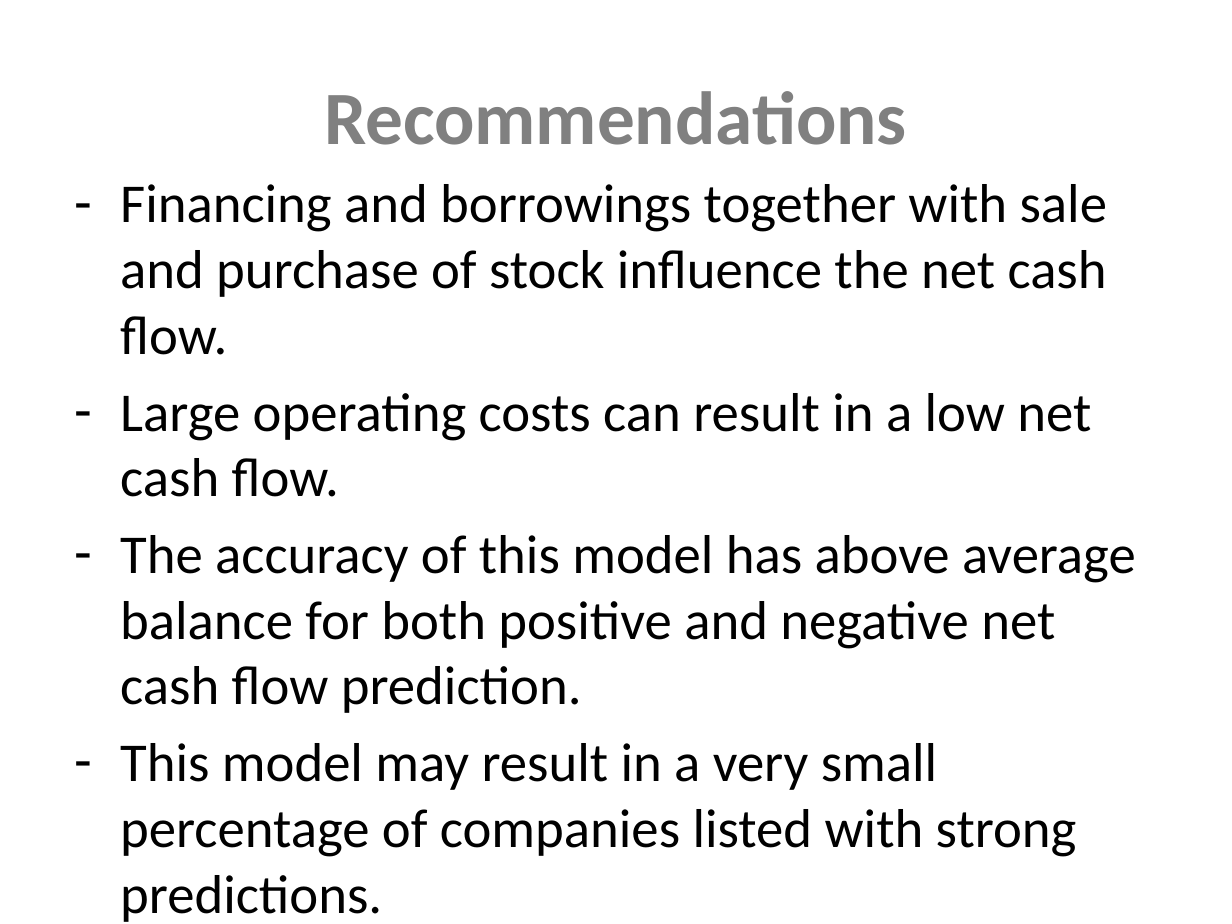
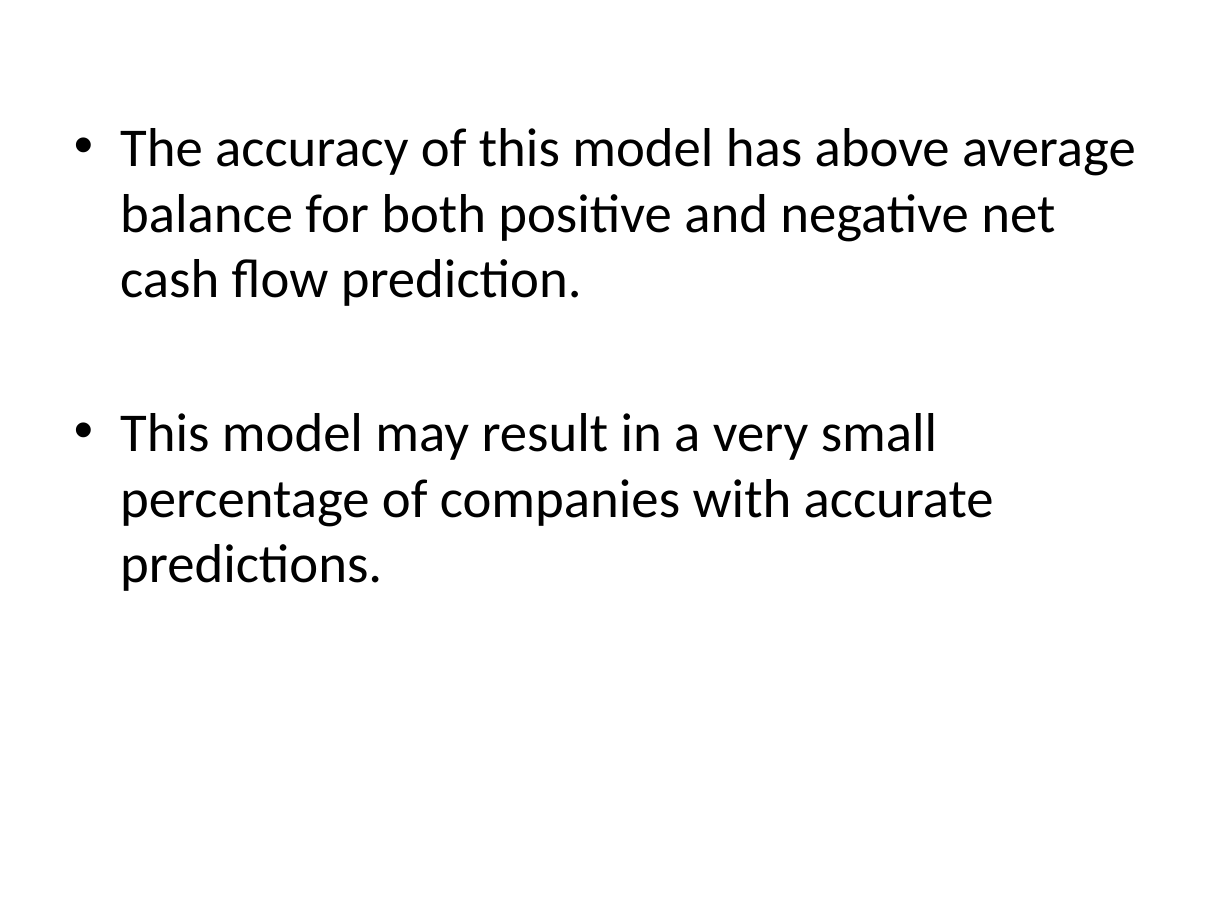
Before and after one commit to Sue-Mir/Module3_B_Project, a slide deck: slide 6 of Project3_B_NonTechnicalPresentation.pptx (slide 7 before the commit). Drawn at 1232x924 pixels with LibreOffice and Linux fonts; fonts in the diff are those of the drawing. Boxes give left, top, right and bottom in pixels: in the first picture for what was removed or moved away, otherwise in the second. Text is boxed around its words. In the diff, an @@ line names an element or a change of style, - is before the commit and + after.

```diff
--- a/Project3_B_NonTechnicalPresentation.pptx
+++ b/Project3_B_NonTechnicalPresentation.pptx
@@ text "The accuracy of this model ...": place and size @@
-text "The accuracy of this model ..." at [120,184,1136,857]
+text "The accuracy of this model ..." at [120,128,1136,591]
@@ title removed at [324,91,907,145] @@
-Recommendations
@@ text at [120,128,1136,306]: bullet - to • @@
@@ text at [120,184,1107,497]: paragraphs removed @@
-– Financing and borrowings together with sale and purchase of stock influence the net cash flow.
-– Large operating costs can result in a low net cash flow.
@@ text at [120,413,994,591]: text changed @@
-– This model may result in a very small percentage of companies listed with strong predictions.
+• This model may result in a very small percentage of companies with accurate predictions.
```
Also in this commit, not shown: 1 slide added, 1 other file.
